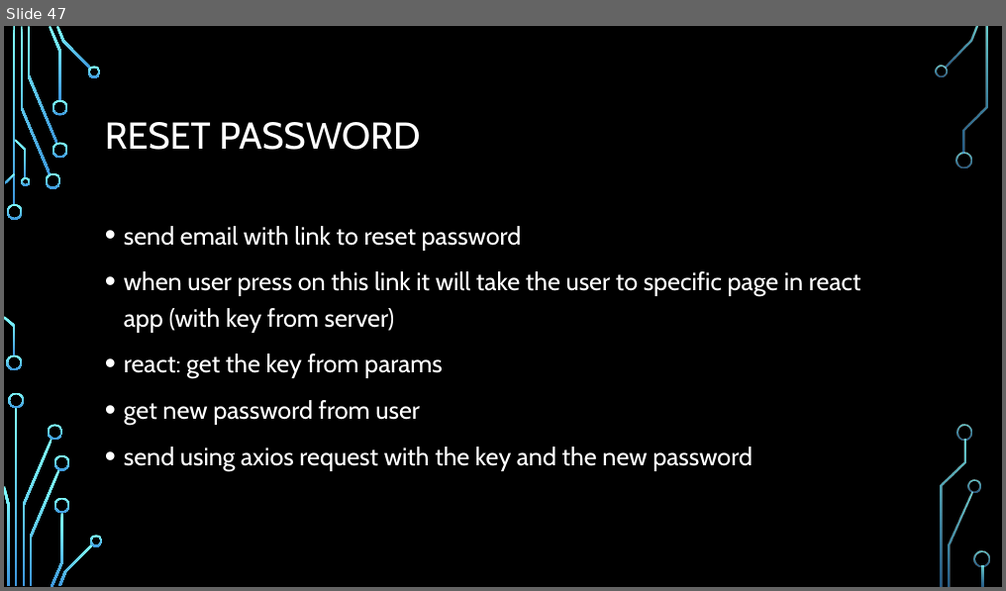
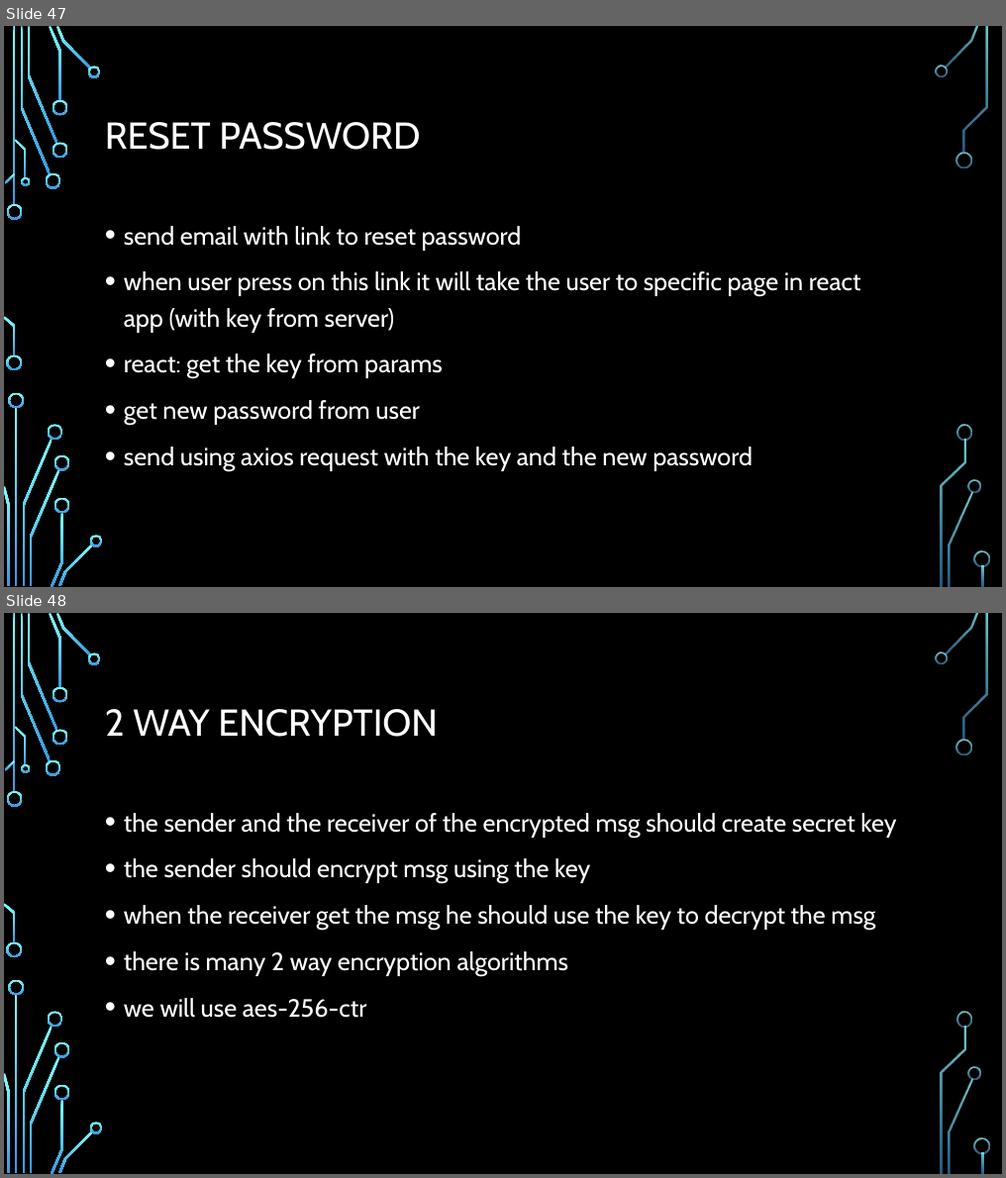
Before and after one commit to Rlss91/hu_morning_nodejs_W011121MR, a slide deck: docs/node js.pptx. Shown one above the other, each under a label of ours: slide 47 before the commit, slides 47 and 48 after it. The pictures are 1006x591 and 1006x1178 pixels, drawn with LibreOffice and Linux fonts; fonts in the diff are those of the drawing; background and template pictures are left out. Boxes give left, top, right and bottom in pixels: in the first picture for what was removed or moved away, otherwise in the second. Text is boxed around its words. In the diff, an @@ line names an element or a change of style, - is before the commit and + after.

```diff
--- a/docs/node js.pptx
+++ b/docs/node js.pptx
@@ slide 48 added at bbox=[4, 613, 1002, 1174], background picture (left out); not listed: 36 template elements that a slide beside it also shows @@
@@ title added at bbox=[105, 709, 438, 737], 36 pt, text #FFFFFF @@
+2 WAY ENCRYPTION
@@ text added at bbox=[124, 813, 896, 1018], 24 pt, text #FFFFFF @@
+• the sender and the receiver of the encrypted msg should create secret key
+• the sender should encrypt msg using the key
+• when the receiver get the msg he should use the key to decrypt the msg
+• there is many 2 way encryption algorithms
+• we will use aes-256-ctr
```
Also in this commit, not shown: 3 other slides added, 3 other files.
